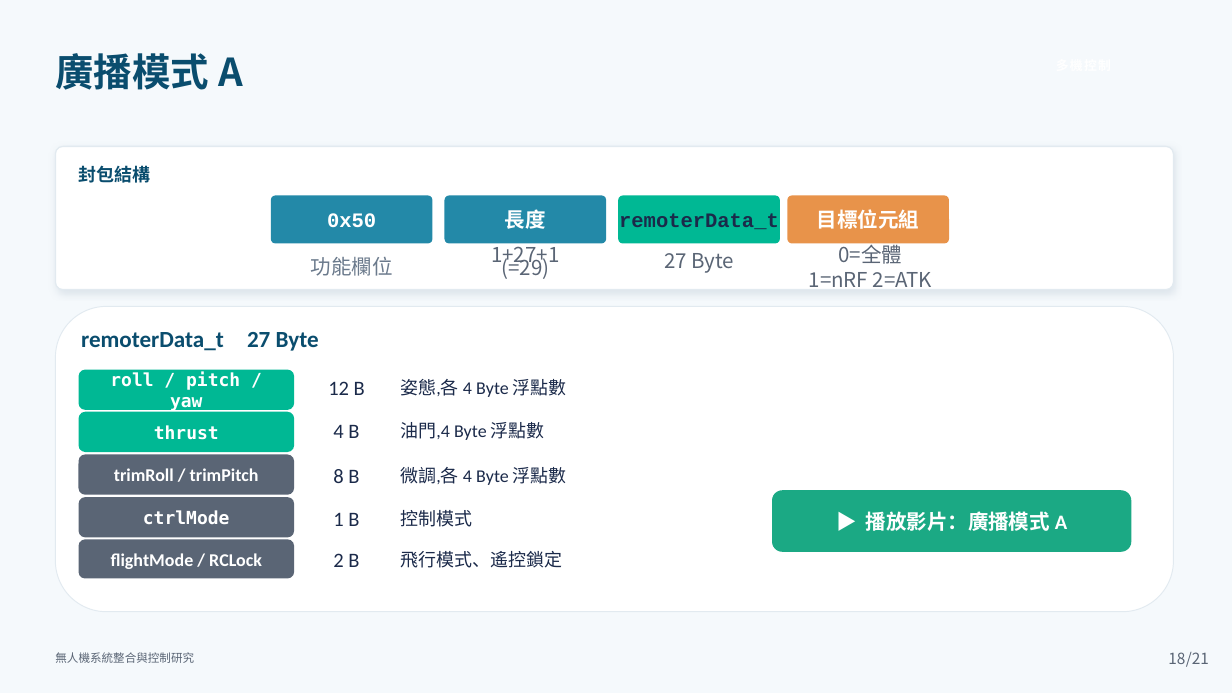
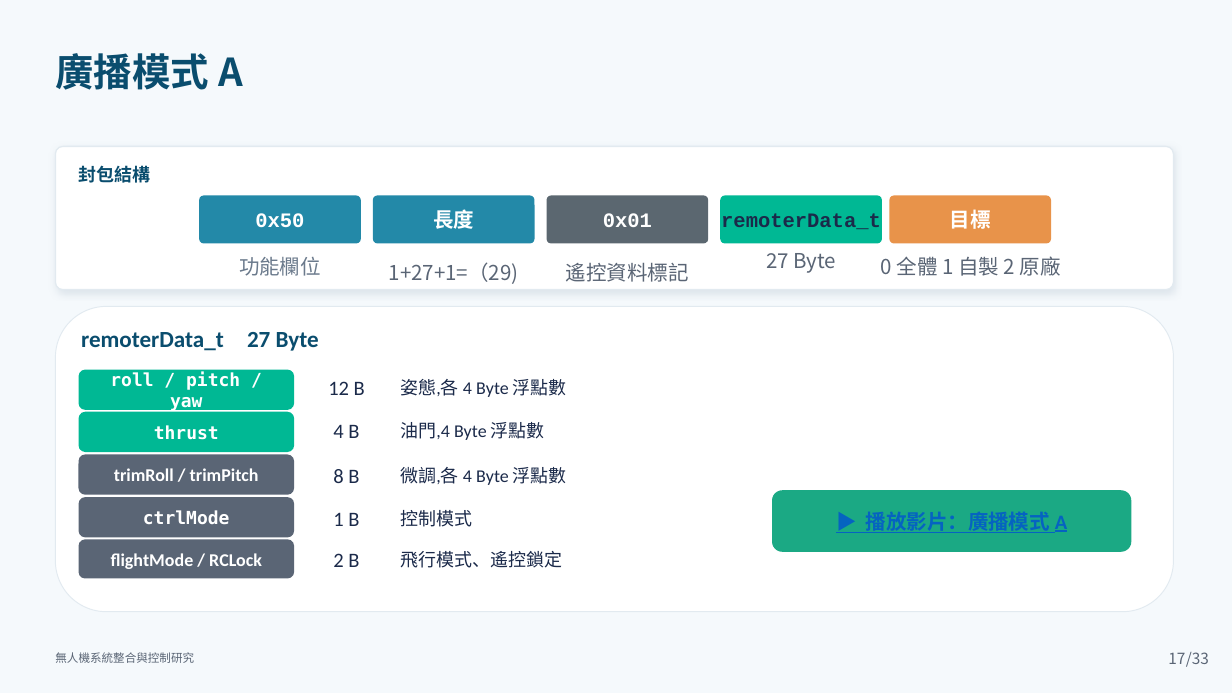
Before and after one commit to lingken1028/-, a slide deck: slide 17 of 無人機系統整合與控制研究_口試簡報 (2).pptx (slide 18 before the commit). Drawn at 1232x693 pixels with LibreOffice and Linux fonts; fonts in the diff are those of the drawing. Boxes give left, top, right and bottom in pixels: in the first picture for what was removed or moved away, otherwise in the second. Text is boxed around its words. In the diff, an @@ line names an element or a change of style, - is before the commit and + after.

```diff
--- a/無人機系統整合與控制研究_口試簡報 (2).pptx
+++ b/無人機系統整合與控制研究_口試簡報 (2).pptx
@@ 3 texts, 2 rounded rectangles: place and size @@
-3 texts, 2 rounded rectangles at box(271, 195, 606, 276)
+3 texts, 2 rounded rectangles at box(199, 195, 535, 276)
@@ rounded rectangle added at box(547, 195, 709, 243), fill #5B6770 @@
@@ 2 texts, 2 rounded rectangles: place and size @@
-2 texts, 2 rounded rectangles at box(618, 195, 949, 273)
+2 texts, 2 rounded rectangles at box(720, 195, 1051, 273)
@@ text at box(950, 209, 991, 229): text changed @@
-目標位元組
+目標
@@ text removed at box(355, 213, 404, 227) @@
-0xAF
@@ text added at box(603, 213, 652, 227), 16 pt, text #FFFFFF, bold @@
+0x01
@@ text at box(389, 262, 519, 284): text changed @@
-1+27+1
-(=29)
+1+27+1=（29)
@@ text added at box(566, 263, 689, 282), 16 pt, text #5A6575 @@
+遙控資料標記
@@ text at box(881, 256, 1061, 276): text changed @@
-0=全體
-1=nRF 2=ATK
+0 全體 1 自製 2 原廠
@@ rounded rectangle "▶ 播放影片：廣播模式 A" at box(773, 491, 1132, 553): text colour #FFFFFF to #0563C1, underline on @@
@@ page number at box(1168, 652, 1185, 664): text changed @@
-18
+17
@@ text at box(1186, 652, 1209, 667): text changed @@
-/21
+/33
```
Also in this commit, not shown: 23 other slides changed, 29 slides added, 18 slides removed.
